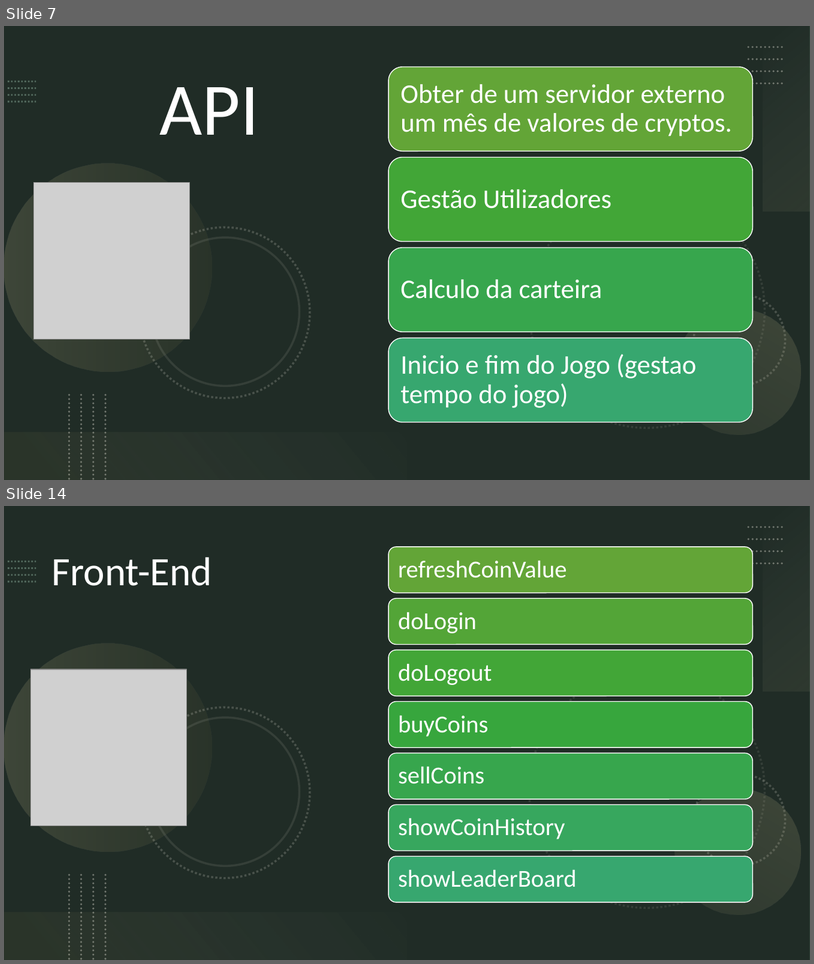
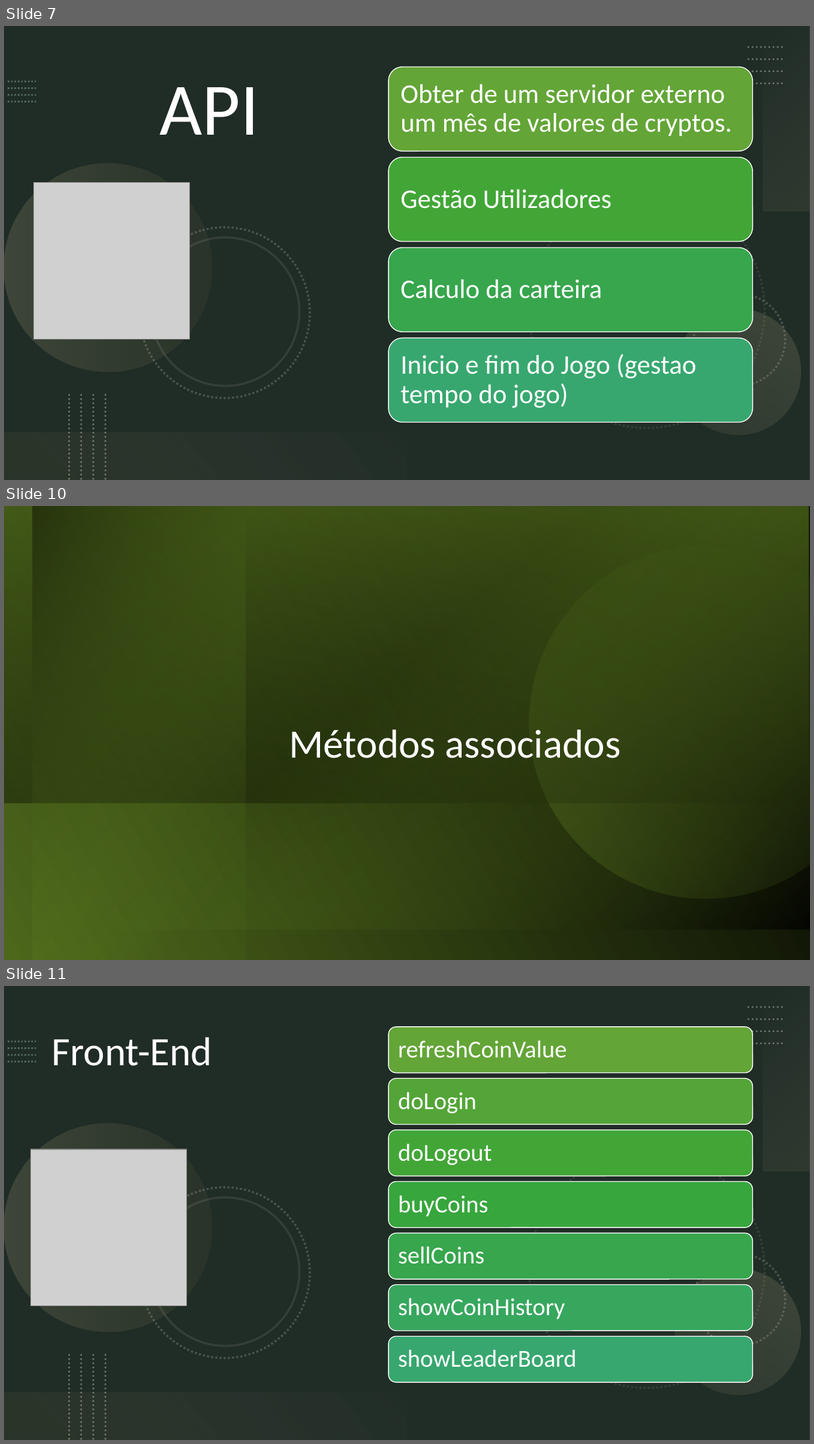
Before and after one commit to pmdmartins21/Crypto-Challenge, a slide deck: Requisitos/CryptoChallenger.pptx. Shown one above the other, each under a label of ours: slides 7 and 14 before the commit, slides 7, 10 and 11 after it; the slides between them are not shown. The pictures are 814x964 and 814x1444 pixels, drawn with LibreOffice and Linux fonts; fonts in the diff are those of the drawing; grey boxes stand for pictures. Boxes give left, top, right and bottom in pixels: in the first picture for what was removed or moved away, otherwise in the second. Text is boxed around its words. In the diff, an @@ line names an element or a change of style, - is before the commit and + after.

```diff
--- a/Requisitos/CryptoChallenger.pptx
+++ b/Requisitos/CryptoChallenger.pptx
@@ slide 10 added at <box>4,506,810,960</box>, background #FFFFFF @@
@@ rectangle added at <box>4,506,810,960</box>, fill gradient #4D671B to #000000 @@
@@ rectangle added at <box>4,506,809,802</box>, fill gradient #739A28 to #000000 @@
@@ rectangle added at <box>5,506,810,930</box>, fill gradient #739A28 to #000000 @@
@@ rectangle added at <box>32,506,245,960</box>, fill gradient #000000 to #99CB38 @@
@@ freeform shape added at <box>459,506,810,960</box>, fill gradient #000000 to #99CB38 @@
@@ title added at <box>289,729,621,758</box>, 48 pt, text #FFFFFF @@
+Métodos associados
@@ what was slide 14 is now slide 11 @@
```
Also in this commit, not shown: 2 slides changed, 1 other slide added, 3 slides removed, 1 other file.
